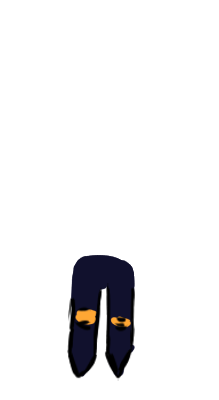
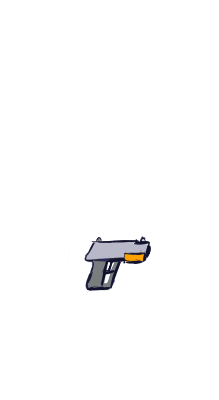
Two versions of the same layered image (219x400). Layer-by-layer changes:
hid group "diagonal down" (1st of 2) (26 layers) over [67, 236, 151, 381]
hid group "back" (1st of 2) (21 layers) over [67, 236, 151, 381]
hid group "front" (1st of 2) (26 layers) over [67, 236, 151, 381]
hid group "mitte" (1st of 2, in "front") (2 layers) over [67, 236, 151, 381]
added layer "on the ground" above "Copy of Layer 120" over [67, 236, 151, 381]
